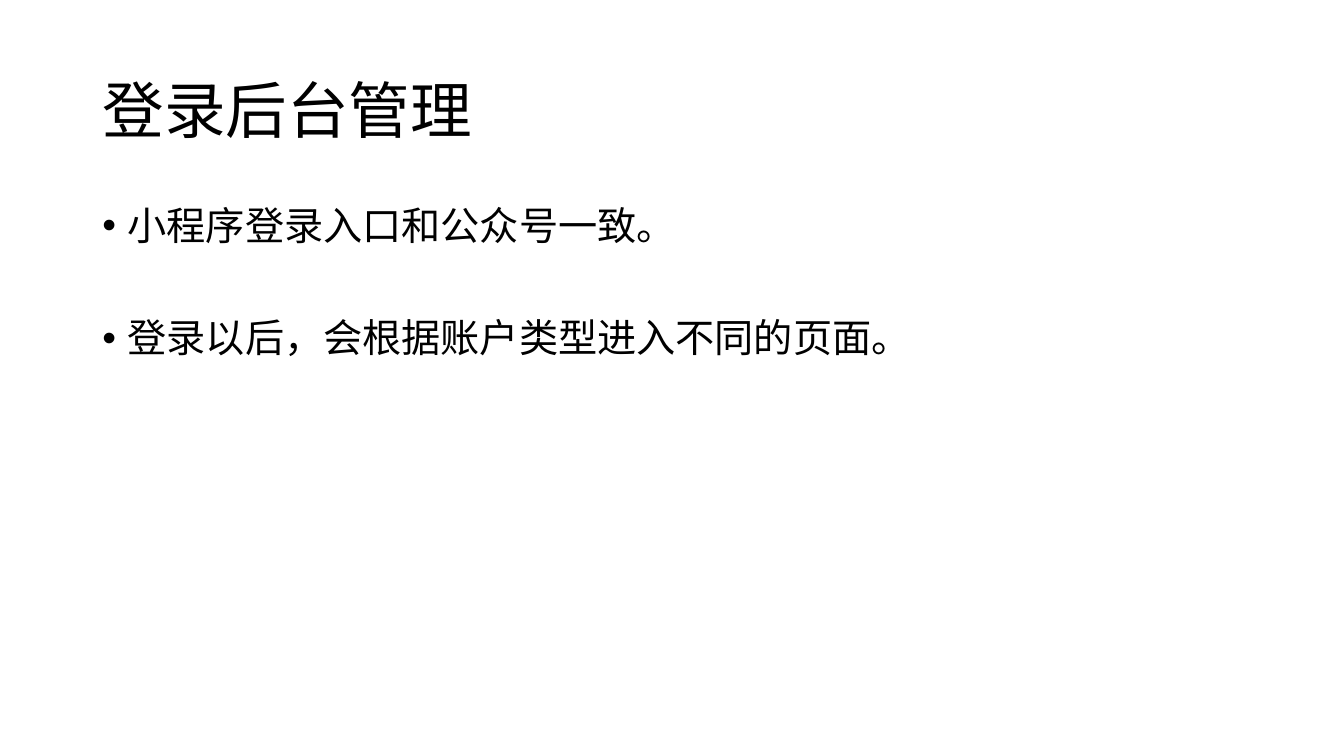
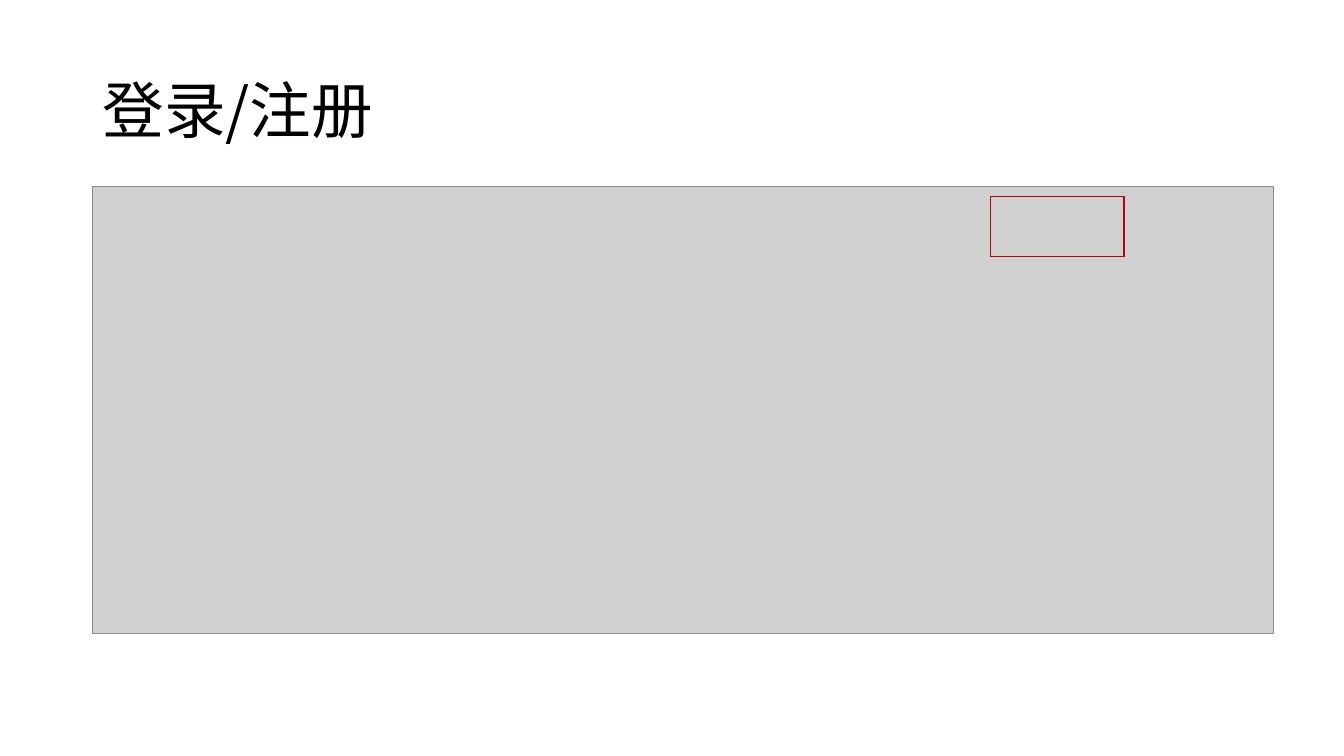
Before and after one commit to edu2act/course-wechat-and-miniprogram, a slide deck: slide 6 of materials/ch02/ch02_1-小程序与开发环境.pptx. Drawn at 1344x756 pixels with LibreOffice and Linux fonts; fonts in the diff are those of the drawing; grey boxes stand for pictures. Boxes give left, top, right and bottom in pixels: in the first picture for what was removed or moved away, otherwise in the second. Text is boxed around its words. In the diff, an @@ line names an element or a change of style, - is before the commit and + after.

```diff
--- a/materials/ch02/ch02_1-小程序与开发环境.pptx
+++ b/materials/ch02/ch02_1-小程序与开发环境.pptx
@@ title at (102,81,373,144): text changed @@
-登录后台管理
+登录/注册
@@ picture added at (93,187,1274,634) @@
@@ text removed at (128,207,911,356) @@
-• 小程序登录入口和公众号一致。
-• 登录以后，会根据账户类型进入不同的页面。
@@ rectangle added at (991,197,1125,257), outline #C00000 1 pt @@
```
Also in this commit, not shown: 2 other slides changed, 8 other files.
